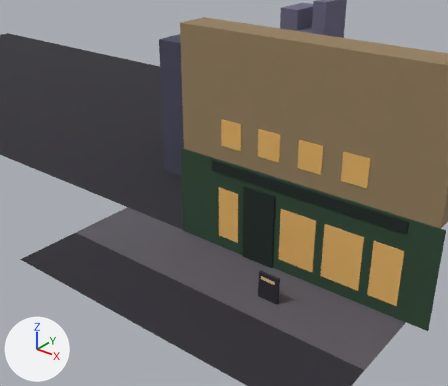
The glTF model frontend/public/models/scenes/opening.glb: old version first, new version second.
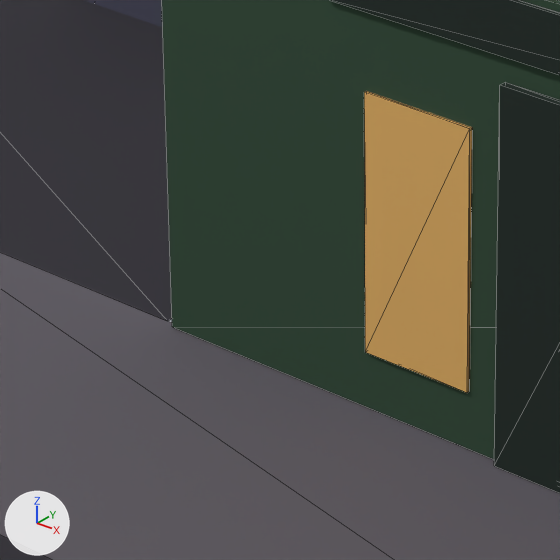
There are two pictures of each version: one from a camera (50 mm lens) standing at (8.05, -10.17, 9.41) and looking at (-2.02, 2.41, 1.61), one close up on the part from 34% to 57% of the width and 44% to 71% of the height. Arrows for +X, +Y and +Z are at lower left; the lights stay in place. The first two pictures are the older version. The close-ups show mesh edges as thin lines. Where no turn or scale is listed for an object, it has been applied to the vertices.

The first close-up shows 'fascia', 'floor', 'hit_door', 'shopfront', 'side-building', 'side-street', 'window_0' and 1 more.
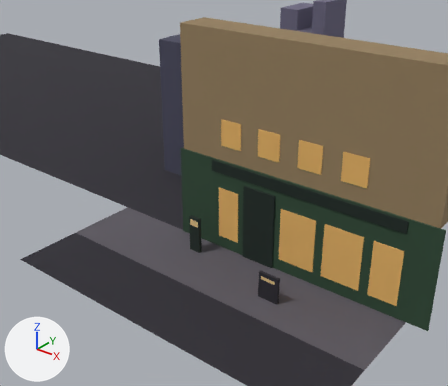
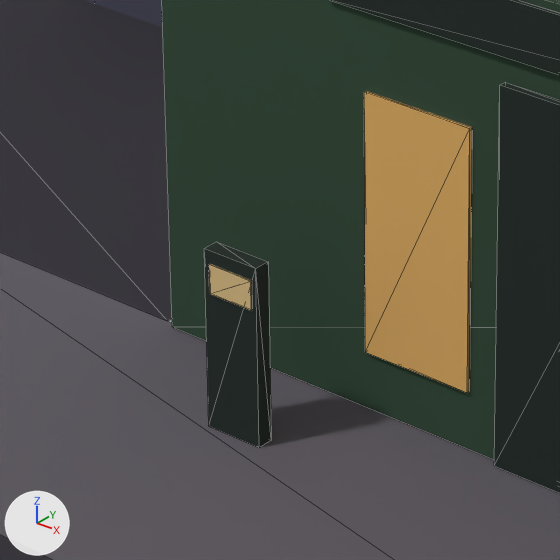
The edits, one by one:
Mesh me_street_sign is new.
It is a box spanning x -2.479..-2.19, y 1.441..1.451, z 0.829..1.003.
It uses material mat_sign_gold (beige #e3c58a).
Mesh me_hit_street is new.
It is a box spanning x -2.519..-2.162, y 1.451..1.551, z 0.0..1.082.
It uses material mat_fascia (black #1a2822).
Object 'street-sign' (ob_street_sign) is new; it shows me_street_sign.
Its location is (0.0, 0.0, 0.0).
Object 'hit_street' (ob_hit_street) is new; it shows me_hit_street.
Its location is (0.0, 0.0, 0.0).

Where the change shows, as pixel boxes (x1, y1, x2, y2) in the close-ups (560 x 560 px):
'hit_street', added (black): after (204, 242, 271, 448)
'street-sign', added (beige): after (209, 264, 252, 310)
